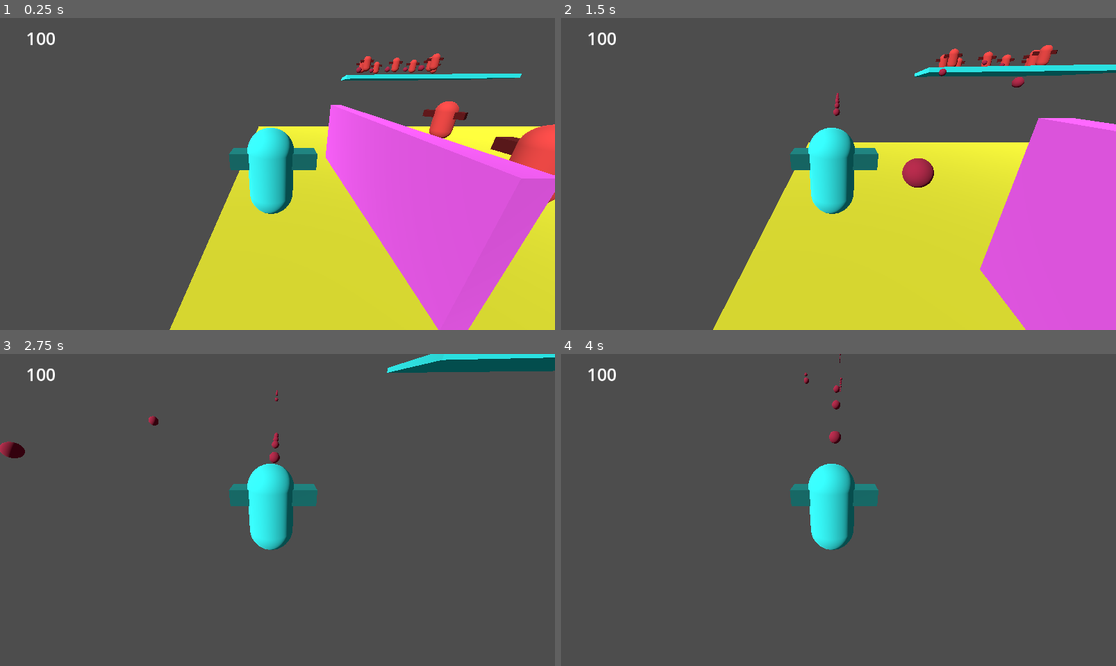
Above: before the commit, frames 1-4 (two rows, left to right).
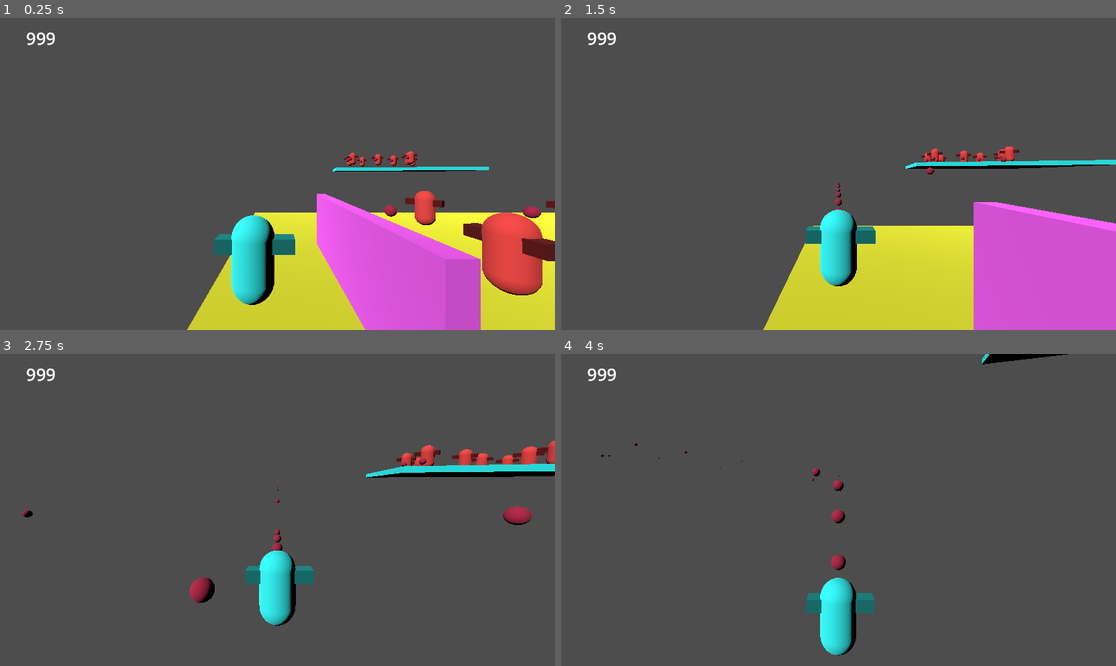
Above: after the commit, the same moments.

Repository: hhhhhhhh1233/MechGame
Game: Godot game, scene res://node_3d.tscn
Two runs of this game, one before a commit and one after it. Both use one fixed random seed, a clock stepped at 60 frames per second and the inputs below.
Inputs (mouse positions are in pixels of both pictures, inside the frame that each line leads up to):
- Up to frame 1 (0.25 s): no input
- Up to frame 2 (1.5 s): move the mouse to (866, 174) at 0.52 s; press the mouse at (866, 174) at 0.53 s; hold W (walk_forward) from 0.53 s (still down); move the mouse to (810, 174) at 1.27 s; release the mouse at (810, 174) at 1.28 s; tap Space (fly) at 1.35 s
- Up to frame 3 (2.75 s): keep holding W (walk_forward); click (249, 510) at 1.55 s; move the mouse to (288, 503) at 2.02 s; press the mouse at (288, 503) at 2.03 s; tap Down (look_down) at 2.1 s
- Up to frame 4 (4 s): keep holding W (walk_forward); move the mouse to (832, 516) at 2.77 s; release the mouse at (832, 516) at 2.78 s; tap Left (look_left) at 2.85 s; click (832, 516) at 3.05 s; move the mouse to (877, 513) at 3.52 s; press the mouse at (877, 513) at 3.53 s; tap Right (look_right) at 3.6 s

The runs differ from the first frame. In frame 1, 31% of the frame differs, in the area x 4-100%, y 4-100%; in frame 2, 25%; in frame 3, 8.9%; in frame 4, 4.9%.

Commit message:
Smoothed camera and added auto aim

Diff:
--- /dev/null
+++ b/AutoAimTest.tscn
@@ -0,0 +1,35 @@
+[gd_scene load_steps=6 format=3 uid="uid://cdch6t3hqrstl"]
+
+[ext_resource type="Script" path="res://PlayerCamera.gd" id="1_4vdje"]
+[ext_resource type="PackedScene" uid="uid://b8cdldlku4sl3" path="res://enemy.tscn" id="2_lavge"]
+[ext_resource type="PackedScene" uid="uid://bxpuu3k1gsq1y" path="res://player.tscn" id="3_7pxrb"]
+
+[sub_resource type="BoxShape3D" id="BoxShape3D_fbib6"]
+size = Vector3(10, 0.5, 10)
+
+[sub_resource type="BoxMesh" id="BoxMesh_txn0w"]
+size = Vector3(10, 0.5, 10)
+
+[node name="World" type="Node3D"]
+
+[node name="StaticBody3D" type="StaticBody3D" parent="."]
+transform = Transform3D(1, 0, 0, 0, 1, 0, 0, 0, 1, 0, -1.27831, 0)
+metadata/_edit_group_ = true
+
+[node name="CollisionShape3D" type="CollisionShape3D" parent="StaticBody3D"]
+shape = SubResource("BoxShape3D_fbib6")
+
+[node name="MeshInstance3D" type="MeshInstance3D" parent="StaticBody3D"]
+mesh = SubResource("BoxMesh_txn0w")
+
+[node name="Camera3D" type="Camera3D" parent="."]
+script = ExtResource("1_4vdje")
+
+[node name="Enemy" parent="." instance=ExtResource("2_lavge")]
+
+[node name="Player" parent="." instance=ExtResource("3_7pxrb")]
+transform = Transform3D(0.678852, 0, 0.734275, 0, 1, 0, -0.734275, 0, 0.678852, 4, 0, 4)
+
+[node name="DirectionalLight3D" type="DirectionalLight3D" parent="."]
+transform = Transform3D(1, 0, 0, 0, 0.672108, 0.740453, 0, -0.740453, 0.672108, 0, 0.0389915, 0)
+shadow_enabled = true
--- /dev/null
+++ b/PlayerCamera.gd
@@ -0,0 +1,10 @@
+extends Camera3D
+
+
+# Called every frame. 'delta' is the elapsed time since the previous frame.
+func _process(_delta):
+	position = lerp(position, $"../Player/CameraTarget".global_position, 0.2)
+	#transform.basis = Quaternion(transform.basis).slerp(Quaternion($"../Player/CameraTarget".transform), 0.2)
+	rotation = $"../Player/CameraTarget".global_rotation
+	rotation = lerp(rotation, $"../Player/CameraTarget".global_rotation, 0.2)
+	#transform = lerp(transform, $"../Player/CameraTarget".transform, 0.2)
--- a/node_3d.tscn
+++ b/node_3d.tscn
@@ -1,6 +1,7 @@
-[gd_scene load_steps=13 format=3 uid="uid://t4fbbawj5o62"]
+[gd_scene load_steps=14 format=3 uid="uid://t4fbbawj5o62"]
 
 [ext_resource type="PackedScene" uid="uid://b8cdldlku4sl3" path="res://enemy.tscn" id="1_r8tpu"]
+[ext_resource type="Script" path="res://PlayerCamera.gd" id="2_o7rbo"]
 [ext_resource type="PackedScene" uid="uid://bxpuu3k1gsq1y" path="res://player.tscn" id="2_u2dyu"]
 [ext_resource type="Script" path="res://Health.gd" id="3_4bdik"]
 
@@ -33,6 +34,10 @@
 
 [node name="Player" parent="." instance=ExtResource("2_u2dyu")]
 transform = Transform3D(1, 0, 0, 0, 1, 0, 0, 0, 1, -16.1919, 2.02822, 1.51755)
+
+[node name="PlayerCamera" type="Camera3D" parent="."]
+current = true
+script = ExtResource("2_o7rbo")
 
 [node name="DirectionalLight3D" type="DirectionalLight3D" parent="."]
 transform = Transform3D(0.384616, 0.686098, -0.617527, -0.362723, 0.727509, 0.582376, 0.848824, 0, 0.528675, -15.1973, 0, 4.36303)
@@ -139,7 +144,6 @@
 transform = Transform3D(0.228181, 0, 0.973619, 0, 1, 0, -0.973619, 0, 0.228181, 5.15255, 4.44464, -30.9527)
 
 [node name="Island2" type="StaticBody3D" parent="Isle3"]
-transform = Transform3D(1, 0, 0, 0, 1, 0, 0, 0, 1, 0, 0, 0)
 metadata/_edit_group_ = true
 
 [node name="CollisionShape3D" type="CollisionShape3D" parent="Isle3/Island2"]
--- a/player.tscn
+++ b/player.tscn
@@ -9,9 +9,6 @@
 [sub_resource type="StandardMaterial3D" id="StandardMaterial3D_jadye"]
 albedo_color = Color(0.192157, 1, 1, 1)
 
-[sub_resource type="Environment" id="Environment_ugxmx"]
-ssil_enabled = true
-
 [sub_resource type="BoxMesh" id="BoxMesh_3l6qp"]
 
 [sub_resource type="StandardMaterial3D" id="StandardMaterial3D_0irme"]
@@ -20,6 +17,12 @@
 
 [sub_resource type="BoxShape3D" id="BoxShape3D_puxis"]
 size = Vector3(1.29617, 1.53812, 1.27092)
+
+[sub_resource type="Environment" id="Environment_ugxmx"]
+ssil_enabled = true
+
+[sub_resource type="BoxShape3D" id="BoxShape3D_64fdo"]
+size = Vector3(9.95506, 6.98384, 14.7303)
 
 [node name="Player" type="CharacterBody3D"]
 collision_layer = 2
@@ -33,10 +36,6 @@
 [node name="Body" type="MeshInstance3D" parent="."]
 mesh = SubResource("CapsuleMesh_f6u0x")
 surface_material_override/0 = SubResource("StandardMaterial3D_jadye")
-
-[node name="Camera3D" type="Camera3D" parent="."]
-transform = Transform3D(1, 0, 0, 0, 0.914381, 0.404854, 0, -0.404854, 0.914381, 0.144172, 1.82702, 4.19689)
-environment = SubResource("Environment_ugxmx")
 
 [node name="Weapon" type="MeshInstance3D" parent="."]
 transform = Transform3D(1.82362, 0, 0, 0, 0.343462, 0, 0, 0, 0.463453, 0.0552361, 0.329593, -0.0198421)
@@ -53,4 +52,19 @@
 [node name="Gun" type="Node3D" parent="."]
 transform = Transform3D(-1, 0, -8.74228e-08, 0, 1, 0, 8.74228e-08, 0, -1, 0, 0, -1.54844)
 
-[connection signal="body_entered" from="Area3D" to="." method="_on_area_3d_body_entered"]
+[node name="Camera3D" type="Camera3D" parent="."]
+transform = Transform3D(1, 0, 0, 0, 1, 0, 0, 0, 1, 0, 2, 5.001)
+visible = false
+environment = SubResource("Environment_ugxmx")
+
+[node name="CameraTarget" type="Node3D" parent="."]
+transform = Transform3D(1, 0, 0, 0, 1, 0, 0, 0, 1, 0, 2, 5)
+
+[node name="AutoAimBox" type="Area3D" parent="."]
+transform = Transform3D(1, 0, 0, 0, 1, 0, 0, 0, 1, 0, 2.09573, -7.35841)
+collision_layer = 0
+collision_mask = 4
+
+[node name="CollisionShape3D" type="CollisionShape3D" parent="AutoAimBox"]
+transform = Transform3D(1, 0, 0, 0, 1, 0, 0, 0, 1, 0, 0.546396, 0)
+shape = SubResource("BoxShape3D_64fdo")
--- a/scripts/Bullet.gd
+++ b/scripts/Bullet.gd
@@ -9,7 +9,8 @@
 
 func _ready():
 	top_level = true
-	set_axis_velocity(transform.basis.z * SPEED)
+	add_constant_central_force(transform.basis.z * SPEED)
+	#set_axis_velocity(transform.basis.z * SPEED)
 	await get_tree().create_timer(10.0).timeout
 	queue_free()
 
@@ -19,9 +20,14 @@
 #	position += global_transform.basis.z * -SPEED * delta
 #	move_and_slide()
 
+func changeDirection(dir):
+	print("Is heading before: ", linear_velocity.normalized())
+	#set_axis_velocity(dir)
+	constant_force = Vector3.ZERO
+	add_constant_central_force(dir * SPEED)
+	print("Is heading after: ", linear_velocity.normalized())
 
 func _on_area_3d_body_entered(body):
-	print("HIT")
 	if body.collision_layer == 2 or body.collision_layer == 4:
 		body.decreaseHealth(DAMAGE)
 
--- a/scripts/Player.gd
+++ b/scripts/Player.gd
@@ -1,5 +1,4 @@
 extends CharacterBody3D
-
 
 const SPEED = 7.5
 const JUMP_VELOCITY = 6
@@ -9,7 +8,7 @@
 const WEIGHT = 0.3
 const SHOOT_DELAY = 0.1
 
-var health = 100
+var health = 999
 
 var shooting = false
 @onready var BULLET = preload("res://bullet.tscn")
@@ -37,6 +36,16 @@
 			var bullet =  BULLET.instantiate()
 			#$"..".add_child(bullet)
 			$Gun.add_child(bullet)
+			var enemiesInSight = $AutoAimBox.get_overlapping_bodies()
+			if enemiesInSight:
+				var shortest = enemiesInSight[0]
+				for i in enemiesInSight:
+					if Vector3($Gun.global_position - i.global_position).length() < Vector3($Gun.global_position - shortest.global_position).length():
+						shortest = i
+				#bullet.look_at($AutoAimBox.get_overlapping_bodies()[0].position)
+				print("Should head: ", Vector3(shortest.global_position - $Gun.global_position).normalized())
+				bullet.changeDirection(Vector3(shortest.global_position - $Gun.global_position).normalized())
+				#bullet.set_axis_velocity(Vector3(shortest.global_position - bullet.global_position).normalized() * 50)
 			#bullet.transform = $Gun.transform
 			#bullet.position += bullet.global_transform.basis.z * -1
 			Input.start_joy_vibration(0, 0.1, 0)
Not shown: 1 places in player.tscn that only renumber resources
